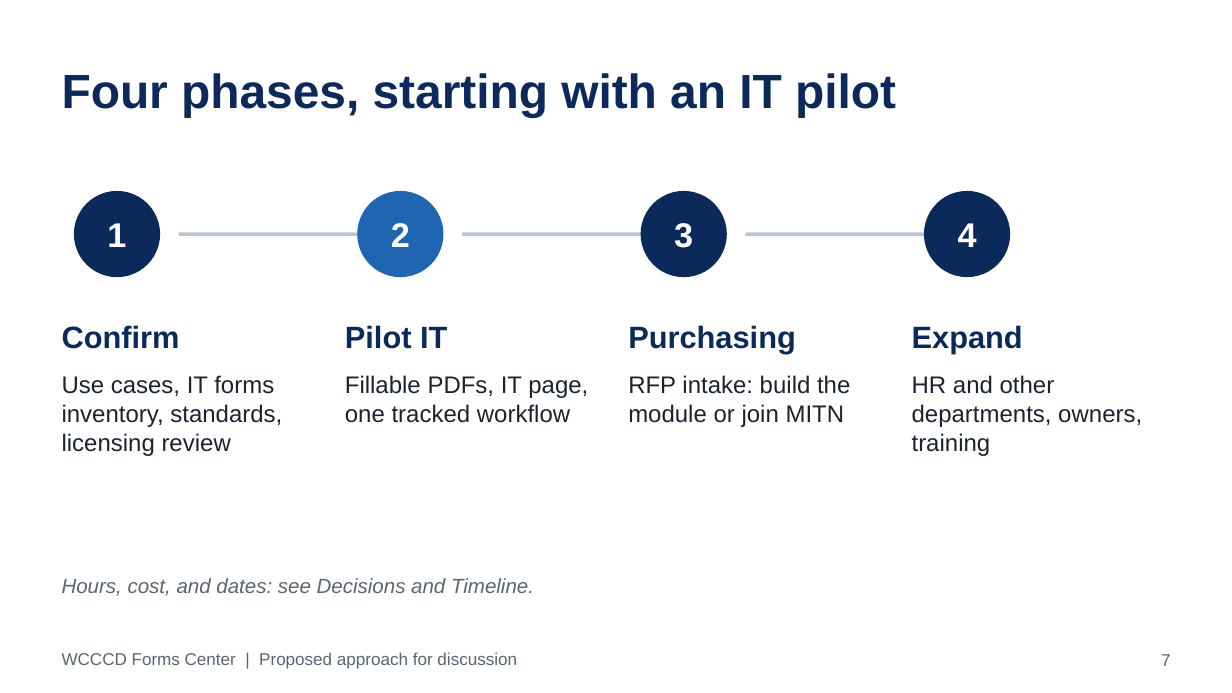
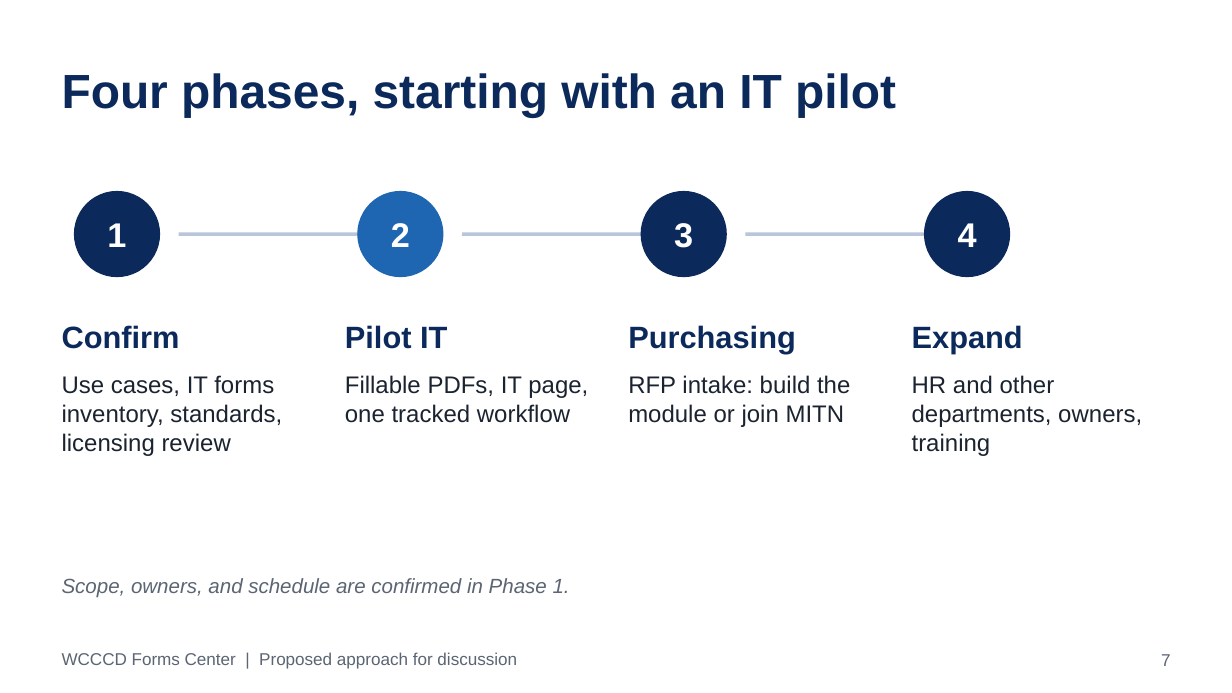
Before and after one commit to Ecrutch1/WCCCD-FORMS-CENTER, a slide deck: slide 7 of WCCCD_Forms_Center_Deck.pptx. Drawn at 1232x693 pixels with LibreOffice and Linux fonts; fonts in the diff are those of the drawing. Boxes give left, top, right and bottom in pixels: in the first picture for what was removed or moved away, otherwise in the second. Text is boxed around its words. In the diff, an @@ line names an element or a change of style, - is before the commit and + after.

```diff
--- a/WCCCD_Forms_Center_Deck.pptx
+++ b/WCCCD_Forms_Center_Deck.pptx
@@ text at bbox=[62, 578, 570, 598]: text changed @@
-Hours, cost, and dates: see Decisions and Timeline.
+Scope, owners, and schedule are confirmed in Phase 1.
```
Also in this commit, not shown: 5 other files.
